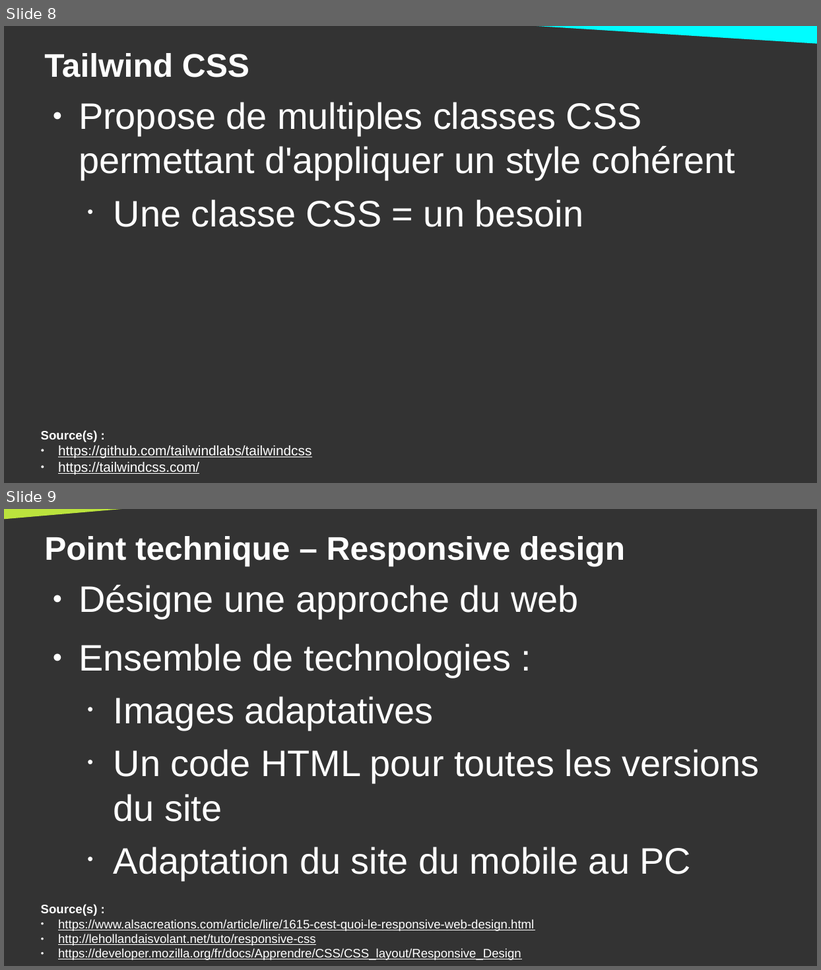
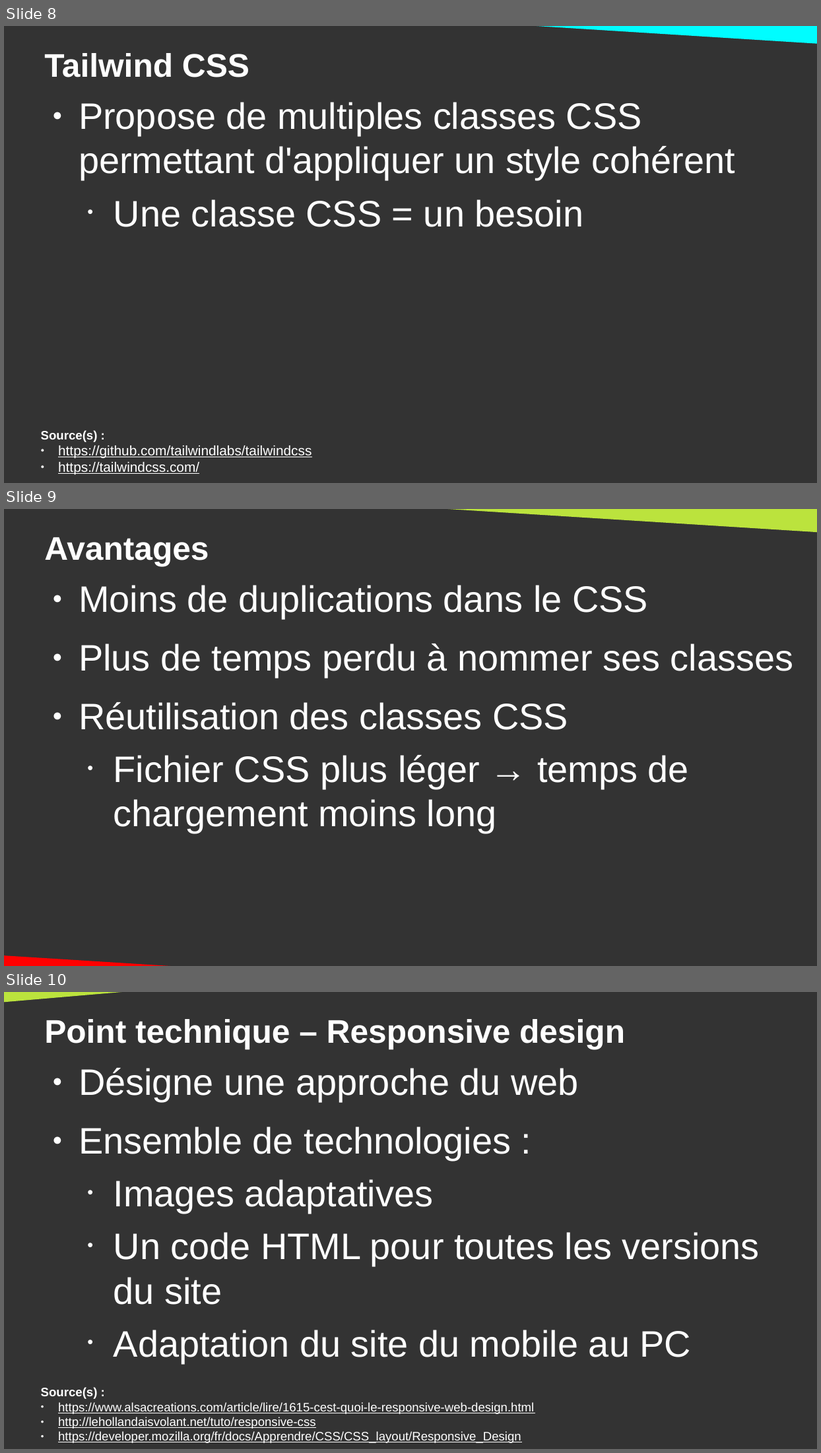
Before and after one commit to DanYellow/cours, a slide deck: integration-web-s2/cours-magistraux/numero-1/presentation.odp. Shown one above the other, each under a label of ours: slides 8 and 9 before the commit, slides 8, 9 and 10 after it. The pictures are 821x970 and 821x1453 pixels, drawn with LibreOffice and Linux fonts; fonts in the diff are those of the drawing. Boxes give left, top, right and bottom in pixels: in the first picture for what was removed or moved away, otherwise in the second. Text is boxed around its words. In the diff, an @@ line names an element or a change of style, - is before the commit and + after.

```diff
--- a/integration-web-s2/cours-magistraux/numero-1/presentation.odp
+++ b/integration-web-s2/cours-magistraux/numero-1/presentation.odp
@@ slide 9 added at <box>4,509,817,966</box>, background #333333 @@
@@ right triangle added at <box>397,509,817,533</box>, fill #BBE33D @@
@@ title added at <box>44,537,209,566</box>, 32 pt, text #FFFFFF, bold @@
+Avantages
@@ text added at <box>79,585,793,833</box>, 36 pt, text #FFFFFF @@
+● Moins de duplications dans le CSS
+● Plus de temps perdu à nommer ses classes
+● Réutilisation des classes CSS
+  • Fichier CSS plus léger → temps de chargement moins long
@@ right triangle added at <box>4,945,244,966</box>, fill #FF0000 @@
@@ what was slide 9 is now slide 10 @@
```
Also in this commit, not shown: 7 slides changed, 1 other slide added, 1 other file.
